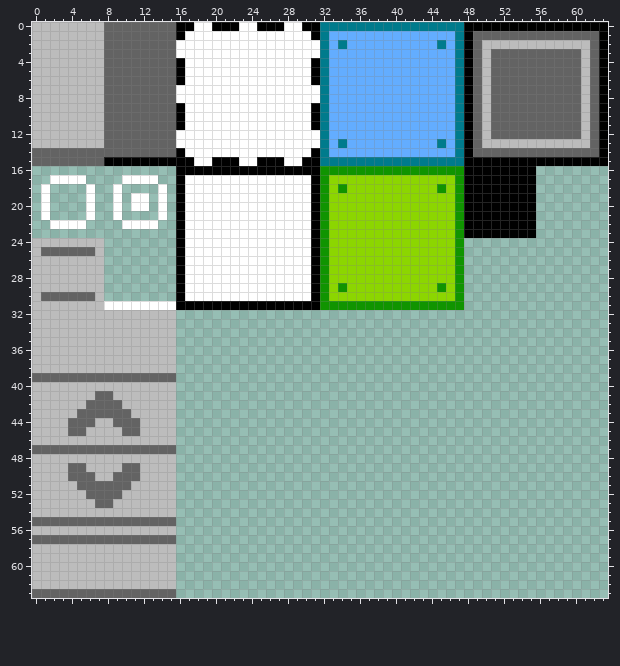
Pixel-art sprite, stored at res/textures/ui_elements.png. This is how it looked before the edit.
The file is 64x64 pixels.
After:
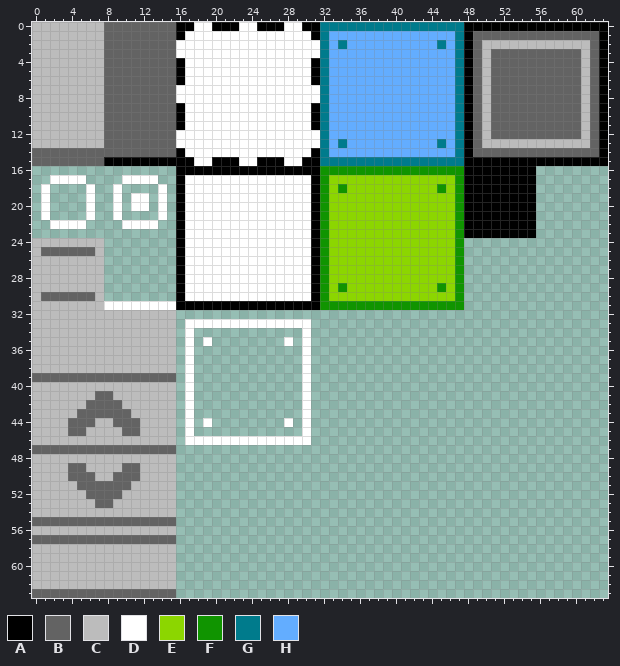
Palette (. is transparent): A #000000  B #636363  C #bcbcbc  D #ffffff  E #8cd600  F #109400  G #007b8c  H #63adff
Diff:
The author put colour D in row 33 at x 17 to 30; in row 34 at x 17 and 30; in row 35 at x 17, 19, 28 and 30; in rows 36 to 43 at x 17 and 30; in row 44 at x 17, 19, 28 and 30; in row 45 at x 17 and 30.
The author put colour D in row 46 at x 17 to 30.
Changed places in both pictures, as pixel boxes (x1, y1, x2, y2):
added: (185, 319, 311, 445)
